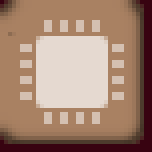
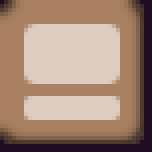
Layered file, before and after one edit (152×152). Changes by layer:
hid group "cpu" (2 layers) over [8, 20, 124, 124]
showed "system" over [24, 24, 120, 120]
hid "burgundy" over [0, 0, 152, 152]
added layer "grape copy" in group "compact" over [0, 0, 152, 152]
